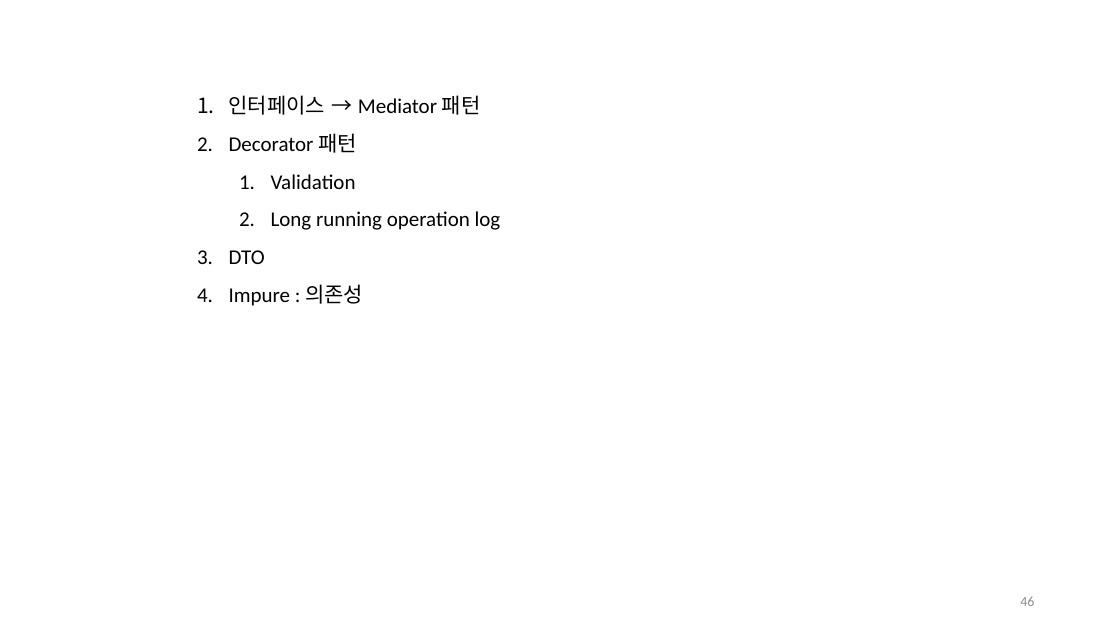
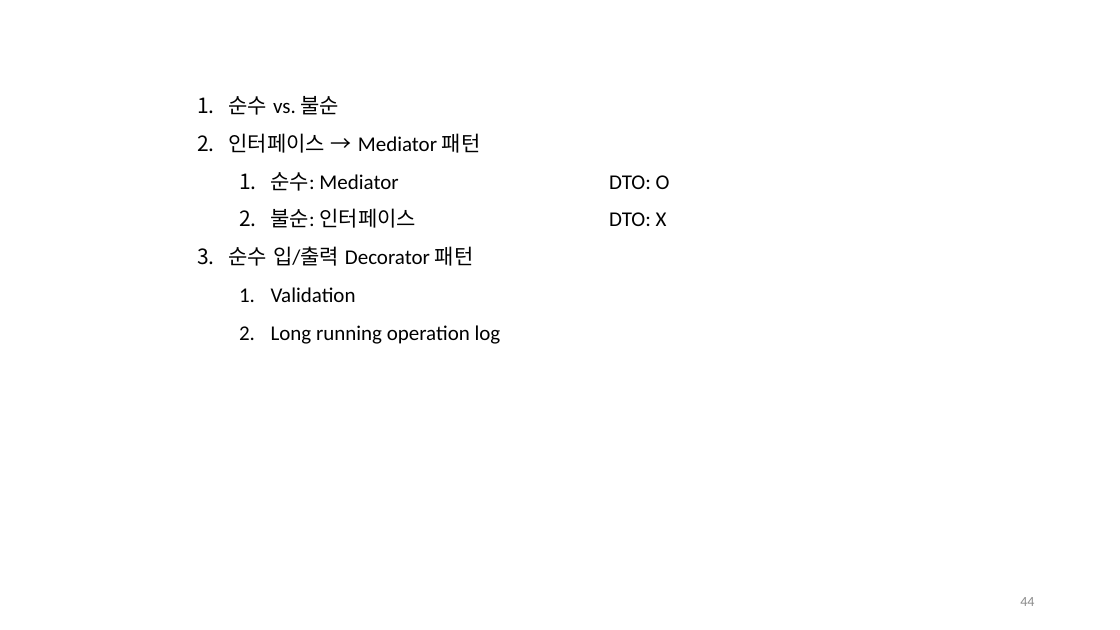
Before and after one commit to hhko/ArchDdd, a slide deck: slide 44 of README.pptx (slide 46 before the commit). Drawn at 1120x630 pixels with LibreOffice and Linux fonts; fonts in the diff are those of the drawing. Boxes give left, top, right and bottom in pixels: in the first picture for what was removed or moved away, otherwise in the second. Text is boxed around its words. In the diff, an @@ line names an element or a change of style, - is before the commit and + after.

```diff
--- a/README.pptx
+++ b/README.pptx
@@ text at [229,96,340,115]: paragraph added @@
+1. 순수 vs. 불순
@@ text at [229,172,670,266]: text changed @@
-2. Decorator 패턴
+  1. 순수: Mediator DTO: O
+  2. 불순: 인터페이스 DTO: X
+3. 순수 입/출력 Decorator 패턴
@@ text at [229,250,363,306]: paragraphs removed @@
-3. DTO
-4. Impure : 의존성
@@ page number at [1020,597,1034,606]: text changed @@
-46
+44
```
Also in this commit, not shown: 19 other slides changed, 2 slides removed, 8 other files.
